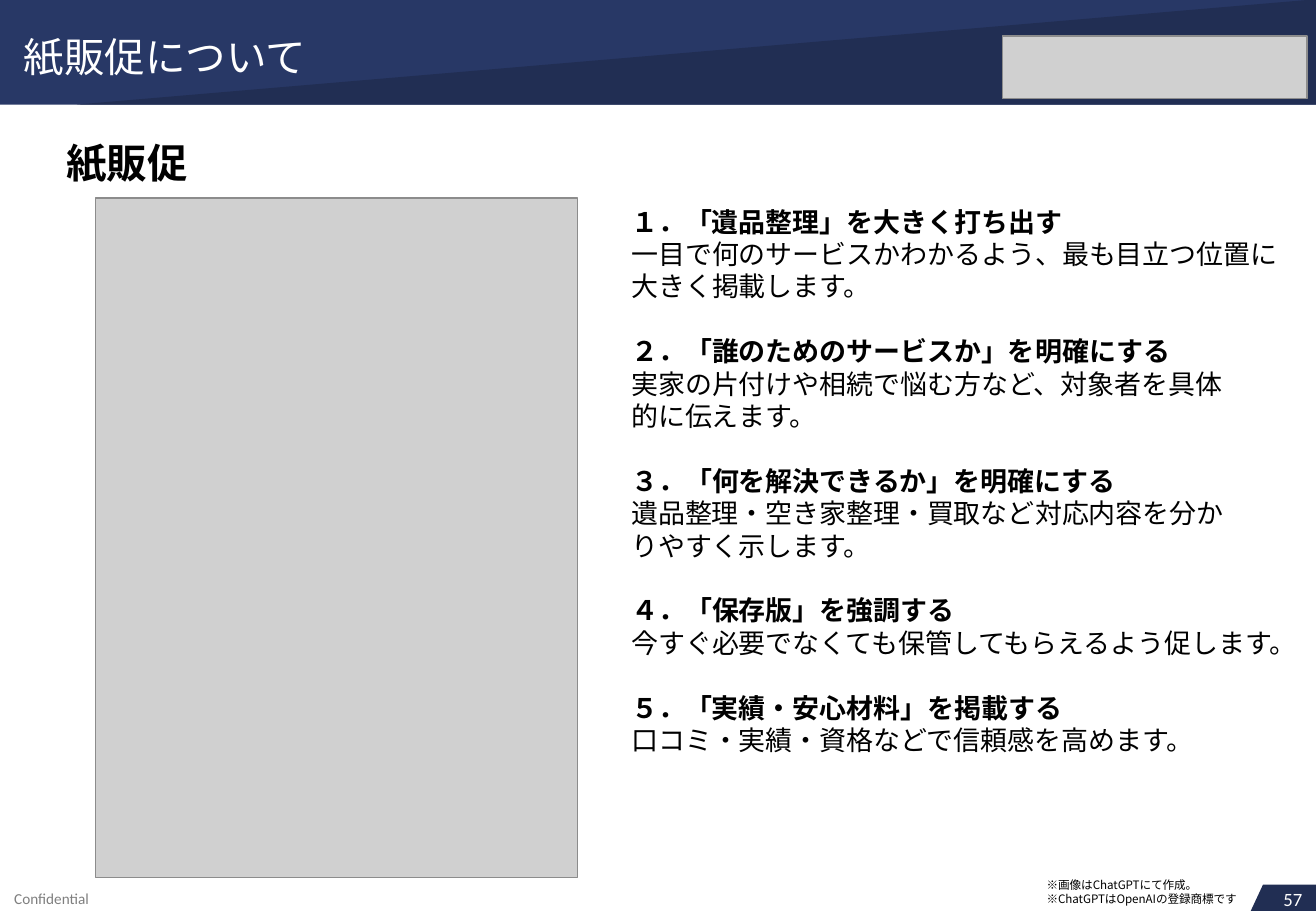
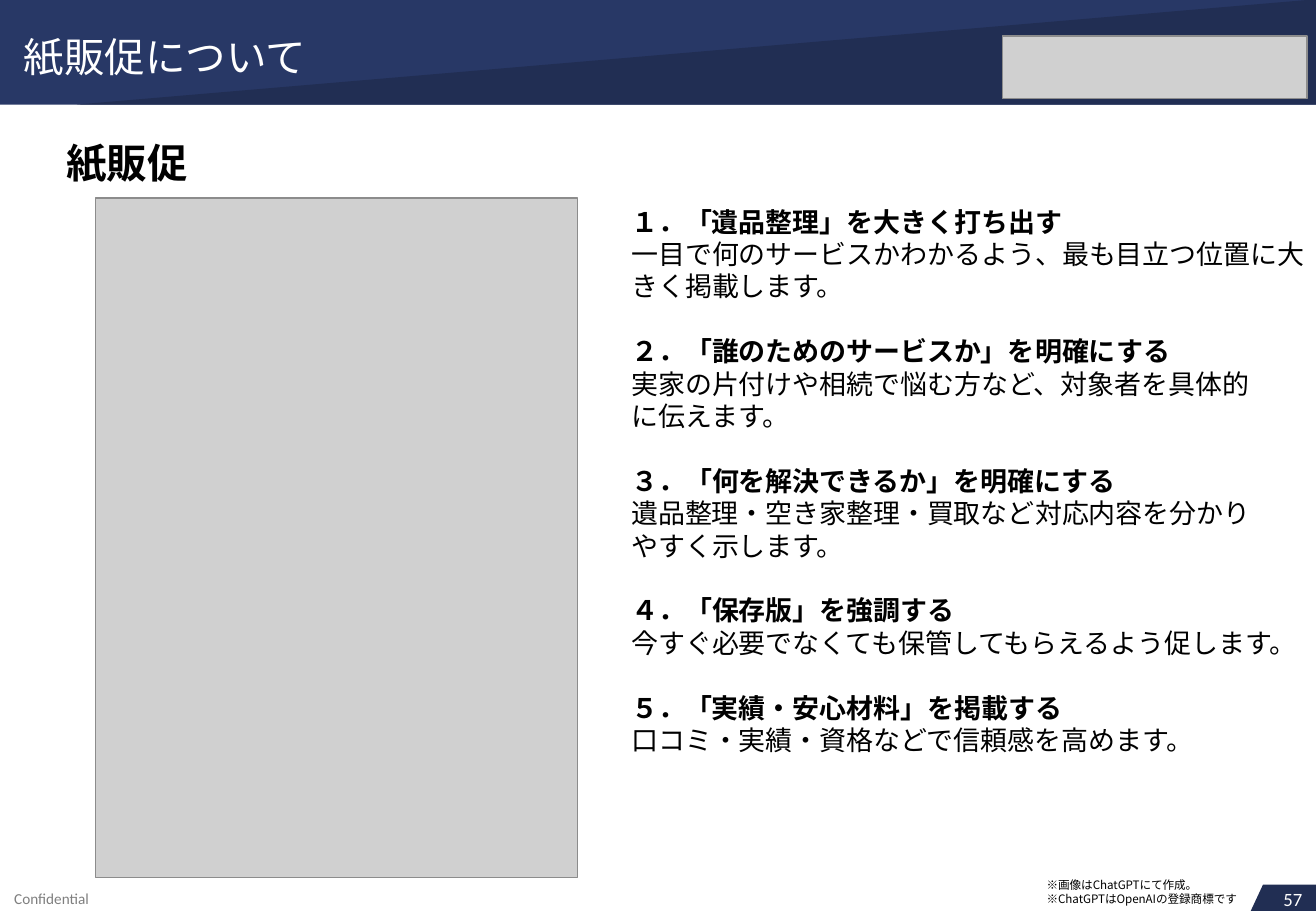
Before and after one commit to soshiro-iki-sys/-, a slide deck: slide 32 of proposals/REVIVAL_LINK様_ご提案書.pptx. Drawn at 1316x911 pixels with LibreOffice and Linux fonts; fonts in the diff are those of the drawing; grey boxes stand for pictures. Boxes give left, top, right and bottom in pixels: in the first picture for what was removed or moved away, otherwise in the second. Text is boxed around its words. In the diff, an @@ line names an element or a change of style, - is before the commit and + after.

```diff
--- a/proposals/REVIVAL_LINK様_ご提案書.pptx
+++ b/proposals/REVIVAL_LINK様_ご提案書.pptx
@@ text at box(631, 241, 1304, 299): paragraph added @@
+一目で何のサービスかわかるよう、最も目立つ位置に大きく掲載します。
@@ text removed at box(631, 241, 1277, 267) @@
-一目で何のサービスかわかるよう、最も目立つ位置に
@@ text removed at box(631, 273, 871, 299) @@
-大きく掲載します。
@@ text at box(631, 371, 1249, 428): paragraph added @@
+実家の片付けや相続で悩む方など、対象者を具体的に伝えます。
@@ text removed at box(631, 371, 1222, 397) @@
-実家の片付けや相続で悩む方など、対象者を具体
@@ text removed at box(631, 403, 817, 428) @@
-的に伝えます。
@@ text at box(631, 500, 1250, 558): paragraph added @@
+遺品整理・空き家整理・買取など対応内容を分かりやすく示します。
@@ text removed at box(631, 534, 871, 558) @@
-りやすく示します。
@@ text at box(1047, 893, 1237, 906): paragraph added @@
+※ChatGPTはOpenAIの登録商標です
@@ text removed at box(1047, 893, 1237, 906) @@
-※ChatGPTはOpenAIの登録商標です
```
Also in this commit, not shown: 56 other slides changed, 2 other files.
